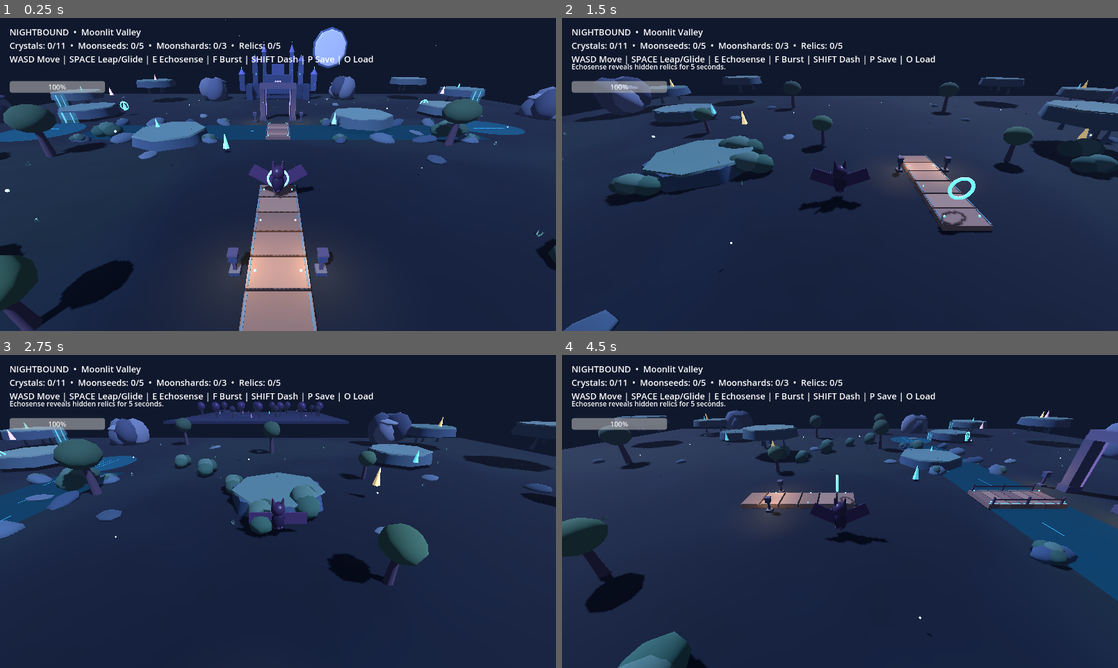
Above: before the commit, frames 1-4 (two rows, left to right).
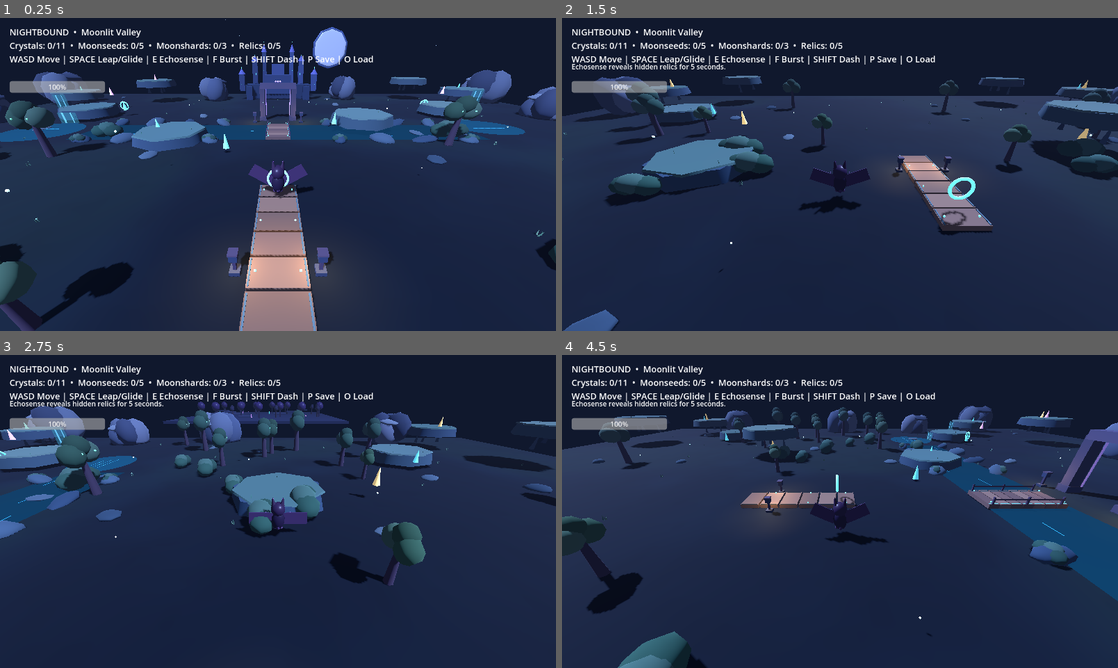
Above: after the commit, the same moments.

Repository: Dynamon91/nightbound
Game: Godot game, scene res://scenes/main.tscn
Two runs of this game, one before a commit and one after it. Both use one fixed random seed, a clock stepped at 60 frames per second and the inputs below.
Inputs:
- Up to frame 1 (0.25 s): no input
- Up to frame 2 (1.5 s): hold D (move_right) 0.53-1.28 s; tap F (burst) at 0.6 s; tap Space (jump) at 0.77 s; hold S (move_back) from 1.28 s (still down); tap E (echosense) at 1.35 s
- Up to frame 3 (2.75 s): tap Space (jump) at 1.52 s; release S (move_back) at 2.03 s; hold D (move_right) from 2.03 s (still down); tap Shift (shadow_dash) at 2.1 s
- Up to frame 4 (4.5 s): release D (move_right) at 2.78 s; hold W (move_forward) 2.78-3.53 s; tap F (burst) at 2.85 s; tap Space (jump) at 3.02, 3.77 s; hold A (move_left) from 3.53 s (still down); tap E (echosense) at 3.6 s; tap Shift (shadow_dash) at 4.35 s

The runs differ from the first frame. In frame 1, 2.1% of the frame differs, in the area x 0-92%, y 16-94%; in frame 2, 0.8%; in frame 3, 2.9%, in the area x 4-100%, y 15-73%; in frame 4, 1.2%.

Commit message:
art: layer tree canopies and fill the valley sides with woodland and cliffs

Diff:
--- a/scripts/main.gd
+++ b/scripts/main.gd
@@ -429,8 +429,29 @@
 	points.append(p); var r:=MeshInstance3D.new(); var tm:=TorusMesh.new(); tm.inner_radius=.5; tm.outer_radius=.68; r.mes …(213 unchanged characters)…
 func tree(p:Vector3,scale_value:=1.0,forest_color:=Color("#304a3b"))->void:
 	var trunk:=MeshInstance3D.new(); var tm:=CylinderMesh.new(); tm.top_radius=.18*scale_value; tm.bottom_radius=.32*scale …(186 unchanged characters)…
-	var crown:=MeshInstance3D.new(); var cm:=SphereMesh.new(); cm.radius=1.45*scale_value; cm.height=2.3*scale_value; cm.radial_segments=9; cm.rings=5; crown.mesh=cm; crown.position=p+Vector3(0,3.0*scale_value,0); crown.scale=Vector3(1,.9,.82); crown.material_override=mat(forest_color,.9); add_child(crown)
-	var glow:=orb(self,p+Vector3(0,3.55*scale_value,0),.12*scale_value,Color("#83e6bd")); var gm:=glow.material_override as StandardMaterial3D; gm.emission_enabled=true; gm.emission=Color("#67dcae"); gm.emission_energy_multiplier=.8
+	# Three offset canopy lobes give the tree a layered silhouette instead of a single round ball.
+	var lobe_positions:Array[Vector3]=[Vector3(-.62,3.0,.03),Vector3(.62,3.08,-.04),Vector3(0,3.58,.08)]
+	var lobe_scales:Array[Vector3]=[Vector3(.78,.82,.76),Vector3(.82,.78,.8),Vector3(.76,.72,.75)]
+	var lobe_colors:Array[Color]=[forest_color,forest_color.lightened(.11),forest_color.darkened(.09)]
+	for lobe_index in range(3):
+		var lobe:=MeshInstance3D.new()
+		var lobe_mesh:=SphereMesh.new()
+		lobe_mesh.radius=1.0
+		lobe_mesh.height=2.0
+		lobe_mesh.radial_segments=8
+		lobe_mesh.rings=4
+		lobe.mesh=lobe_mesh
+		lobe.position=p+lobe_positions[lobe_index]*scale_value
+		lobe.scale=lobe_scales[lobe_index]*scale_value
+		lobe.material_override=mat(lobe_colors[lobe_index],.94)
+		add_child(lobe)
+	# Small glowing fruit/lights across the canopy add readable magical accents.
+	for glow_index in range(3):
+		var glow:=orb(self,p+Vector3((float(glow_index)-1.0)*.56*scale_value,3.15*scale_value+float(glow_index%2)*.47*scale_value,.72*scale_value),.07*scale_value,Color("#83e6bd"))
+		var glow_material:=glow.material_override as StandardMaterial3D
+		glow_material.emission_enabled=true
+		glow_material.emission=Color("#67dcae")
+		glow_material.emission_energy_multiplier=.85
 func grass_cluster(p:Vector3,scale_value:float,add_bloom:bool)->void:
 	# Three individually angled low-poly blades make small readable vegetation clumps.
 	var blade_colors:Array[Color]=[Color("#47745f"),Color("#5f8d6e"),Color("#709678")]
@@ -538,8 +559,17 @@
 	for platform_index in range(platform_positions.size()):
 		plateau(platform_positions[platform_index],Vector3(8,1.2,8),platform_index)
 	for p in [Vector3(-43,1.4,-17),Vector3(43,1.6,-20),Vector3(-41,2.4,28),Vector3(41,2.7,29),Vector3(-15,2,-39),Vector3(16,2.2,-41)]: cliff(p,3.3)
+	for p in [Vector3(-46,2.7,-34),Vector3(46,3.0,-36),Vector3(-45,1.8,2),Vector3(45,2.0,-3)]: cliff(p,4.0)
 	for p in [Vector3(-21,0,-4),Vector3(18,0,-7),Vector3(-33,0,8),Vector3(34,0,8),Vector3(-12,0,31),Vector3(15,0,34),Vector3(-40,0,-7),Vector3(41,0,-8)]: tree(p,1.15,Color("#31533f"))
 	for p in [Vector3(-8,0,10),Vector3(8,0,14),Vector3(-22,0,16),Vector3(22,0,18)]: tree(p,.72,Color("#3e6247"))
+	# Side woodland layers frame the traversal corridor while leaving the stream and bridge visible.
+	for side_tree_index in range(12):
+		var side:float=-1.0 if side_tree_index%2==0 else 1.0
+		var row_index:=side_tree_index/2
+		var tree_z:=22.0-float(row_index)*5.0
+		var tree_x:=side*(27.0+float(side_tree_index%3)*4.6)
+		var tree_color:=Color("#294f42") if side_tree_index%2==0 else Color("#365b4b")
+		tree(Vector3(tree_x,0,tree_z),1.05+float(side_tree_index%3)*.18,tree_color)
 	build_entry_bridge()
 	build_river_crossing()
 	build_valley_ground_detail()
